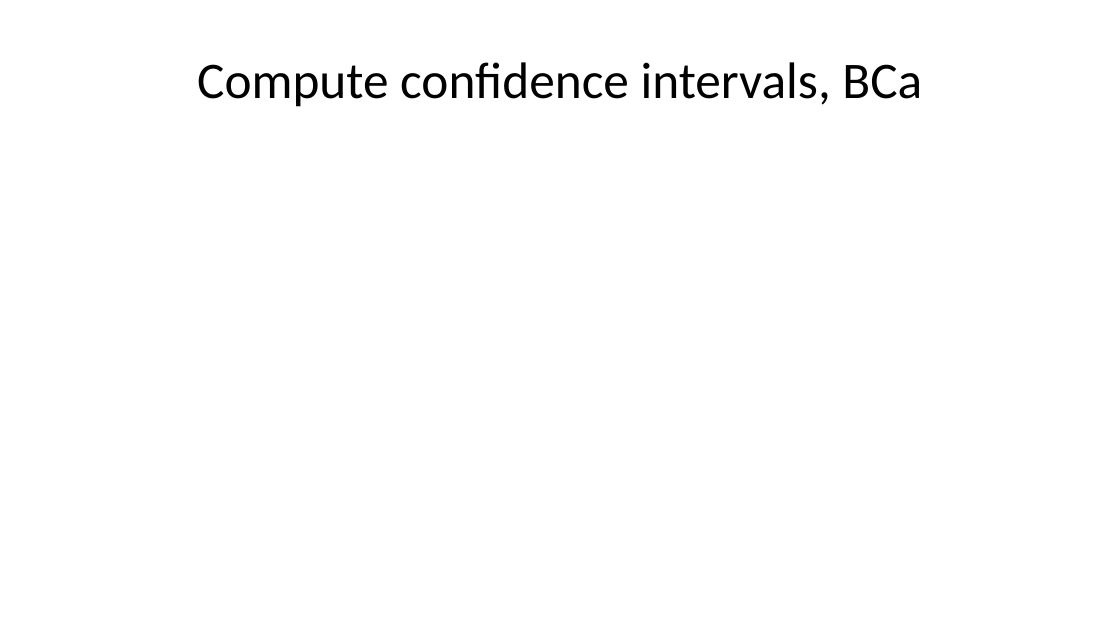
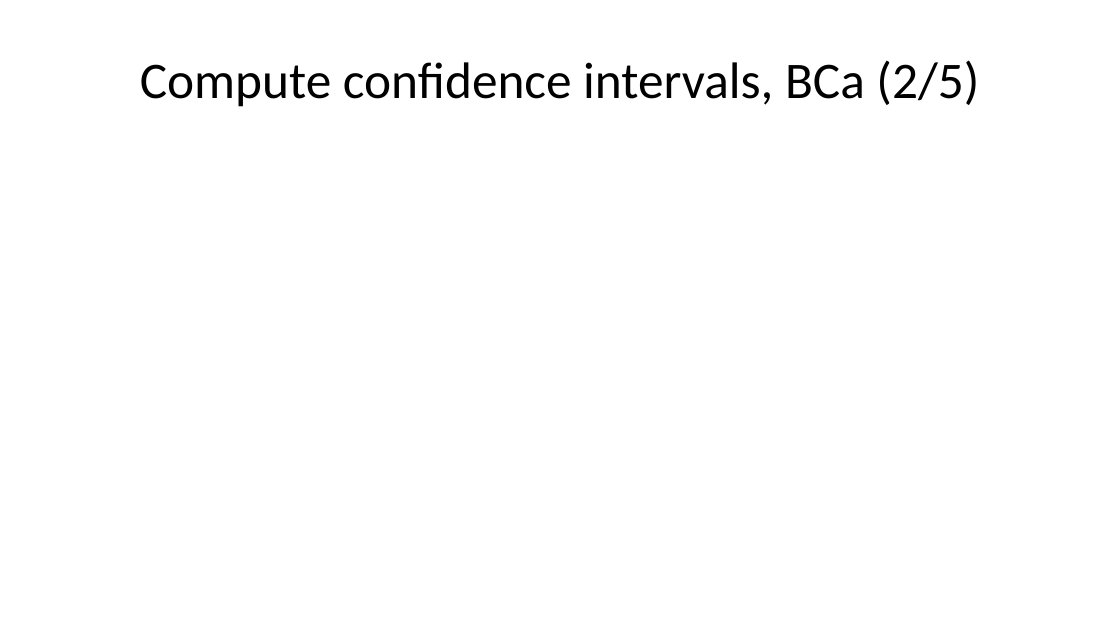
Before and after one commit to pmean/papers-and-presentations, a slide deck: slide 36 of bootstrap/src/bootstrap-slides.pptx (slide 30 before the commit). Drawn at 1120x630 pixels with LibreOffice and Linux fonts; fonts in the diff are those of the drawing. Boxes give left, top, right and bottom in pixels: in the first picture for what was removed or moved away, otherwise in the second. Text is boxed around its words. In the diff, an @@ line names an element or a change of style, - is before the commit and + after.

```diff
--- a/bootstrap/src/bootstrap-slides.pptx
+++ b/bootstrap/src/bootstrap-slides.pptx
@@ title at box(140, 60, 979, 107): text changed @@
-Compute confidence intervals, BCa
+Compute confidence intervals, BCa (2/5)
```
Also in this commit, not shown: 12 other slides changed, 7 slides added, 7 other files.
